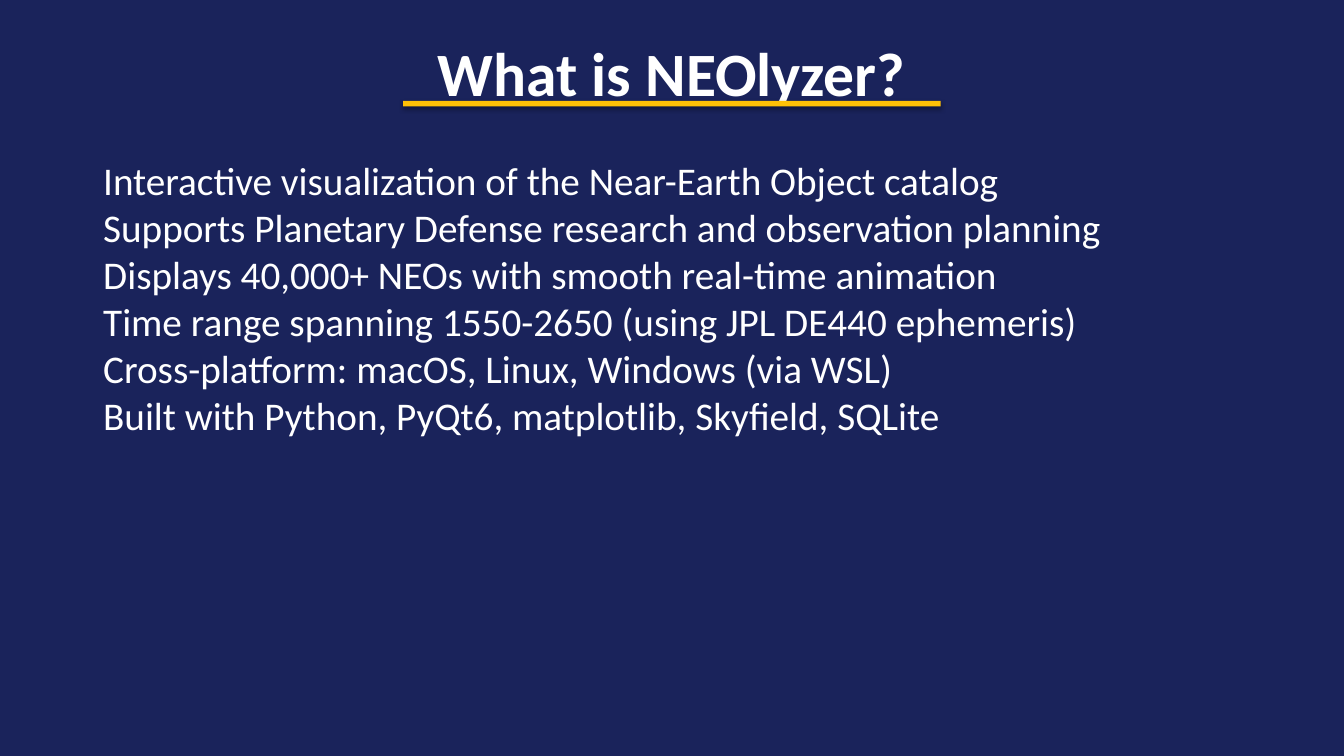
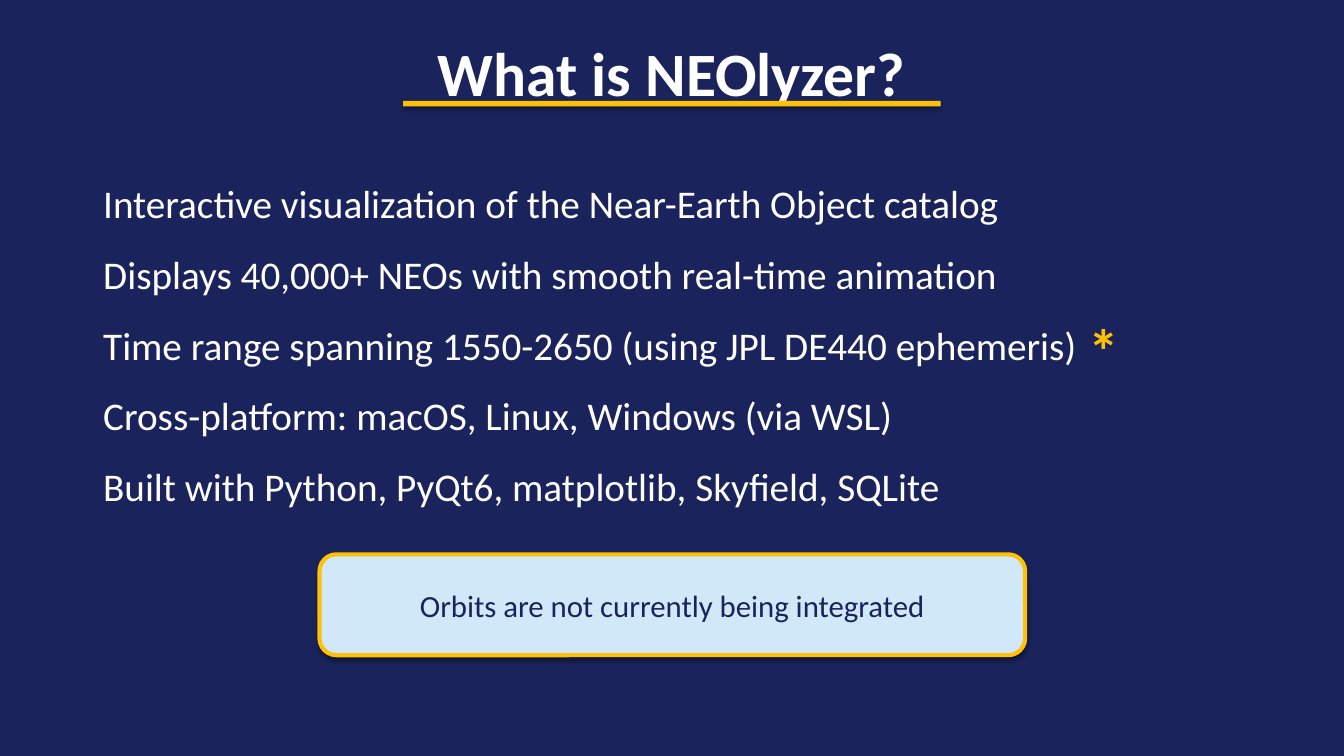
Before and after one commit to rlseaman/neolyzer, a slide deck: slide 3 of presentations/NEOlyzer_Demo.pptx. Drawn at 1344x756 pixels with LibreOffice and Linux fonts; fonts in the diff are those of the drawing. Boxes give left, top, right and bottom in pixels: in the first picture for what was removed or moved away, otherwise in the second. Text is boxed around its words. In the diff, an @@ line names an element or a change of style, - is before the commit and + after.

```diff
--- a/presentations/NEOlyzer_Demo.pptx
+++ b/presentations/NEOlyzer_Demo.pptx
@@ text "Interactive visualization of the Near-Earth ..." at box(103, 190, 1077, 508): line spacing 1 to 1.5 @@
@@ text at box(103, 214, 1100, 249): paragraph removed @@
-Supports Planetary Defense research and observation planning
@@ text added at box(1079, 308, 1139, 368), 44 pt, text #FFC107, bold @@
+*
@@ rounded rectangle added at box(320, 555, 1025, 655), fill #D0E8F8, outline #FFC107 3 pt, 22 pt, text #1A235B @@
+Orbits are not currently being integrated
```
Also in this commit, not shown: 8 other slides changed, 1 other file.
